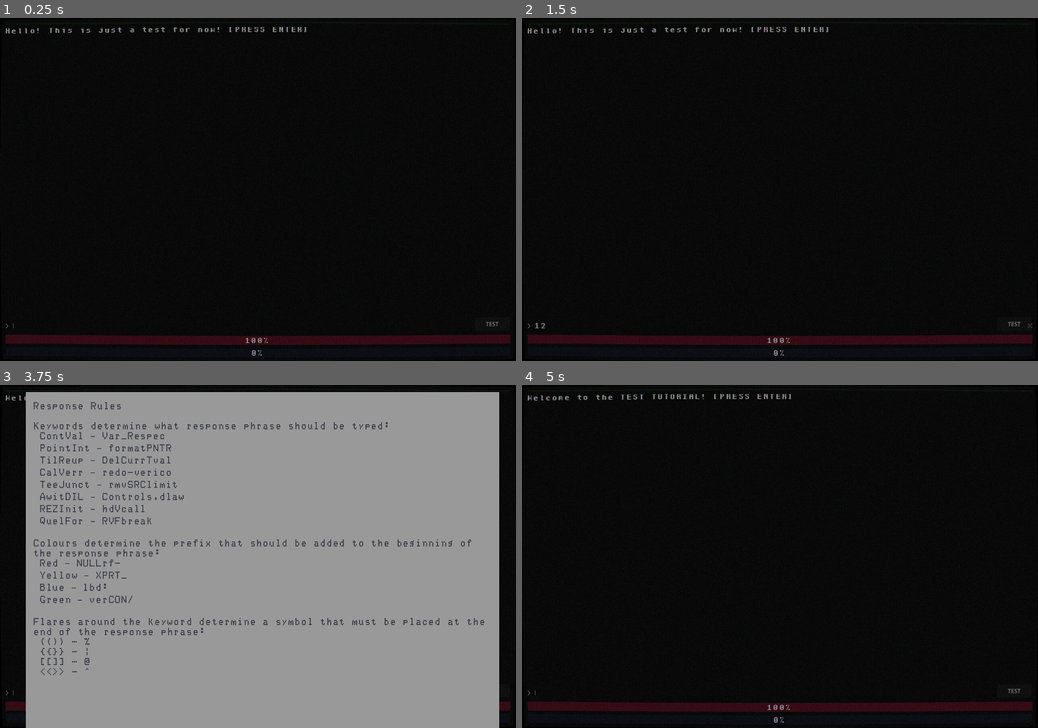
Above: before the commit, frames 1-4 (two rows, left to right).
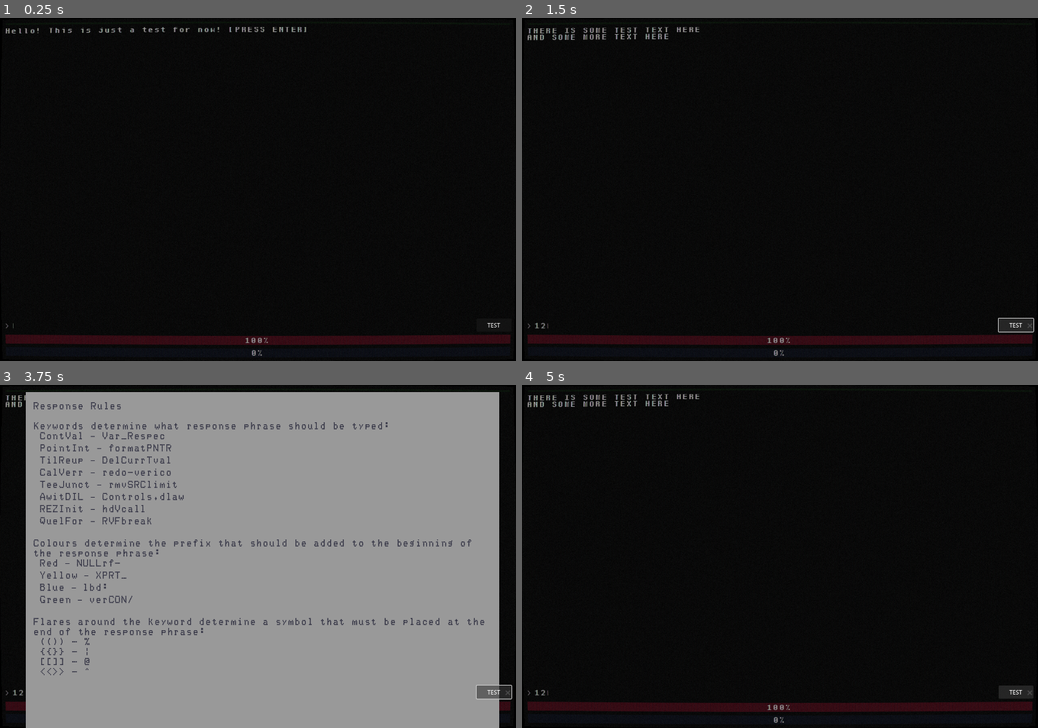
Above: after the commit, the same moments.

Repository: RhineQueen/GameOff-Secrets
Game: Godot game, scene res://Scenes/game.tscn
Same seed, same stepped clock (60 frames per second), same inputs: the game is played once before the commit and once after it. The engine's default icon, where the game draws it, is replaced by a stand-in: a white triangle on a blue panel in a dark square.
Inputs (mouse positions are in pixels of both pictures, inside the frame that each line leads up to):
- Up to frame 1 (0.25 s): no input
- Up to frame 2 (1.5 s): click (785, 326) at 0.52 s; type "12" at 0.6 s; click "TEST" at 1.25 s
- Up to frame 3 (3.75 s): click "TEST" at 2 s; click "TEST" at 2.75 s; tap Enter at 3.5 s; hold Tab (Tab) from 3.53 s (still down)
- Up to frame 4 (5 s): tap Enter at 4.25 s; release Tab (Tab) at 4.28 s; tap Tab (Tab) at 4.35 s

The runs differ from the first frame. In frame 1, less than 0.1% of the frame differs, in the area x 94-97%, y 88-91%; in frame 2, 0.8%, in the area x 1-100%, y 2-92%; in frame 3, 0.3%; in frame 4, 0.7%.

Commit message:
Code cleanup and prepare for writing

Diff:
--- a/gameoff-secrets/Scenes/game.tscn
+++ b/gameoff-secrets/Scenes/game.tscn
@@ -165,14 +165,6 @@
 step = 1.0
 value = 20.0
 
-[node name="TESTButton" type="Button" parent="."]
-layout_mode = 2
-offset_left = 1330.0
-offset_top = 841.0
-offset_right = 1427.0
-offset_bottom = 878.0
-text = "TEST"
-
 [node name="DataCompiler" type="Node" parent="."]
 script = ExtResource("4_aushr")
 
@@ -262,13 +254,19 @@
 deselect_on_focus_loss_enabled = false
 drag_and_drop_selection_enabled = false
 
+[node name="TESTButton" type="Button" parent="nocrt"]
+offset_left = 1330.0
+offset_top = 841.0
+offset_right = 1427.0
+offset_bottom = 878.0
+text = "TEST"
+
 [connection signal="check_results" from="." to="ResultCheck" method="_on_game_check_results"]
 [connection signal="generate_data" from="." to="PuzzleGenerator" method="_on_game_generate_data"]
 [connection signal="generate_data" from="." to="PlaintextData" method="_on_game_generate_data"]
 [connection signal="tutorial_check_results" from="." to="ResultCheck" method="_on_game_tutorial_check_results"]
 [connection signal="text_submitted" from="BG/MarginContainer/Gamescreen/InputArea/HBoxContainer/Input" to="." method="_on_input_text_submitted"]
 [connection signal="text_submitted" from="BG/MarginContainer/Gamescreen/InputArea/HBoxContainer/Input" to="BG/MarginContainer/Gamescreen/InputArea/HBoxContainer/Input" method="_on_text_submitted"]
-[connection signal="pressed" from="TESTButton" to="." method="_on_test_button_pressed"]
 [connection signal="new_final_data" from="DataCompiler" to="." method="_on_data_compiler_new_final_data"]
 [connection signal="new_puzzle_params" from="PuzzleGenerator" to="." method="_on_puzzle_generator_new_puzzle_params"]
 [connection signal="new_puzzle_params" from="PuzzleGenerator" to="DataCompiler" method="_on_puzzle_generator_new_puzzle_params"]
@@ -277,3 +275,4 @@
 [connection signal="results_complete" from="ResultCheck" to="." method="_on_result_check_results_complete"]
 [connection signal="timeout" from="round_timer" to="." method="_on_round_timer_timeout"]
 [connection signal="timeout" from="round_timer" to="BG/MarginContainer/Gamescreen/InputArea/HBoxContainer/Input" method="_on_round_timer_timeout"]
+[connection signal="pressed" from="nocrt/TESTButton" to="." method="_on_test_button_pressed"]
--- a/gameoff-secrets/Scripts/data_storage.gd
+++ b/gameoff-secrets/Scripts/data_storage.gd
@@ -10,10 +10,10 @@
 		0:"Hello! This is just a test for now! [PRESS ENTER]",
 		1:"Welcome to the TEST TUTORIAL! [PRESS ENTER]",
 		2:"Observe now, this block od text data. You must identfy the keyword in the data and type the correct response. A keyword is always indicated by @BASH.",
-		3:"Observe now, the included Manual.pdf for keyword variants and appropriate responses.",
+		3:"Observe now, [HOLD TAB] to review the included manual for keyword variants and appropriate responses.",
 		4:"Observe now, the [color=royalblue]blue bar[/color] at the bottom of your screen. This is your Connection Integrity. Correctly responding to the keyword will increase your Connection Integrity. If it reaches 100%, you win!",
 		5:"Observe now, the [color=crimson]red bar[/color] at the bottom of your screen. This is your Firewall Integrity. Incorrectly responding to the keyword will decrease your Firewall Integrity. If it reaches 0%, you lose.",
-		6:"Observe now, the [color=limegreen]green bar[/color] at the top of your screen. This is your Uplink Integrity. Taking too long to respond to a data block will also decrease your Firewall Integrity.",
+		6:"Observe now, the [color=limegreen]green bar[/color] at the top of your screen. This is your Data Integrity. Taking too long to respond to a data block will decrease your Firewall Integrity.",
 		7:"To ensure your understanding of the response rules, observe now, the Manual and respond to: (([color=crimson]@BASH ContVal[/color])) to begin."
 	}
 
--- a/gameoff-secrets/Scripts/game.gd
+++ b/gameoff-secrets/Scripts/game.gd
@@ -106,7 +106,7 @@
 	data_display.text = current_screen_data
 	round_timer.start()
 
-#TODO have completeion percent lower the timer from 60 at start to 30 at end
+#Completeion percent lowers the timer from 60 at start to 30 at end
 func _on_round_timer_timeout() -> void:
 	if completion_progress < 4:#early game, one minute per
 		round_timer.wait_time = 60
@@ -143,4 +143,4 @@
 
 
 func _on_test_button_pressed() -> void:
-	current_screen_data = "[i]Here is a bunch of SCARY and SPooPY Scovex TEXT to see what the CAPS and 1234567890 .,:'"
+	current_screen_data = "THERE IS SOME TEST TEXT HERE\nAND SOME MORE TEXT HERE"
--- a/gameoff-secrets/Scripts/plaintext_data.gd
+++ b/gameoff-secrets/Scripts/plaintext_data.gd
@@ -19,7 +19,7 @@
 	var new_string: String
 
 
-	#TODO make completion influence text depth. More completion = more depth
+	#Completion influences text depth. More completion = more depth
 	#return int 0-2 for checking in encoder. 0 - no cypher, 1 - italics(Scovex font), 2 - cipher and leet encode
 	if comp_progress < 4:
 		text_depth = 0
--- a/gameoff-secrets/Scripts/puzzle_generator.gd
+++ b/gameoff-secrets/Scripts/puzzle_generator.gd
@@ -18,6 +18,9 @@
 	#clear vars
 	keyword.clear()
 	parameters.clear()
+
+	#TODO IF I CAN MAKE THE CHEKCER ACTUALLY CHECK MULTIPLE KEYWORDS
+	#make higher overall completion percent influence the number of keywords in the puzzle
 	#Decide how many keywords are in this puzzle based on the player's progress.(1-4)
 	num_of_keywords = 1
 	#Loop keyword generation for number of keywords
@@ -33,11 +36,9 @@
 	#var equate_var_val: int = 0
 	var key_array: Array[int]
 
-	#TODO IF I CAN MAKE THE CHEKCER ACTUALLY CHECK MULTIPLE KEYWORDS
-	#make higher overall completion percent influence the number of keywords in the puzzle
 
-	#TODO influence the number of modifiers on the keyword
 
+	#Completeion progress influences the number of modifiers on the keyword
 	#Pick a Keyword value between 1 and 8. 0 is the default and used for error catching.
 	keyword_val = randi_range(1,8)
 
Not shown, added: Data Raw Text.odt
